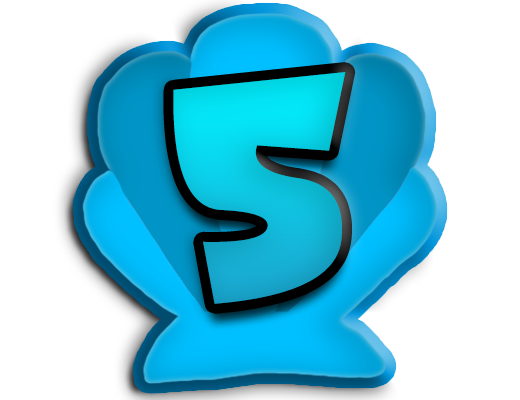
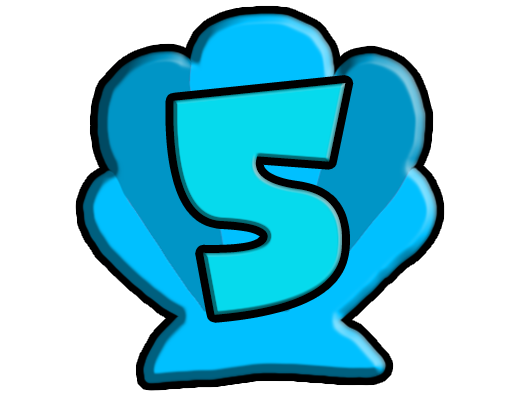
The second 520×400 image is a revision of the first. Changes to its layers:
painted on "5" over left=173, top=72, right=346, bottom=315
